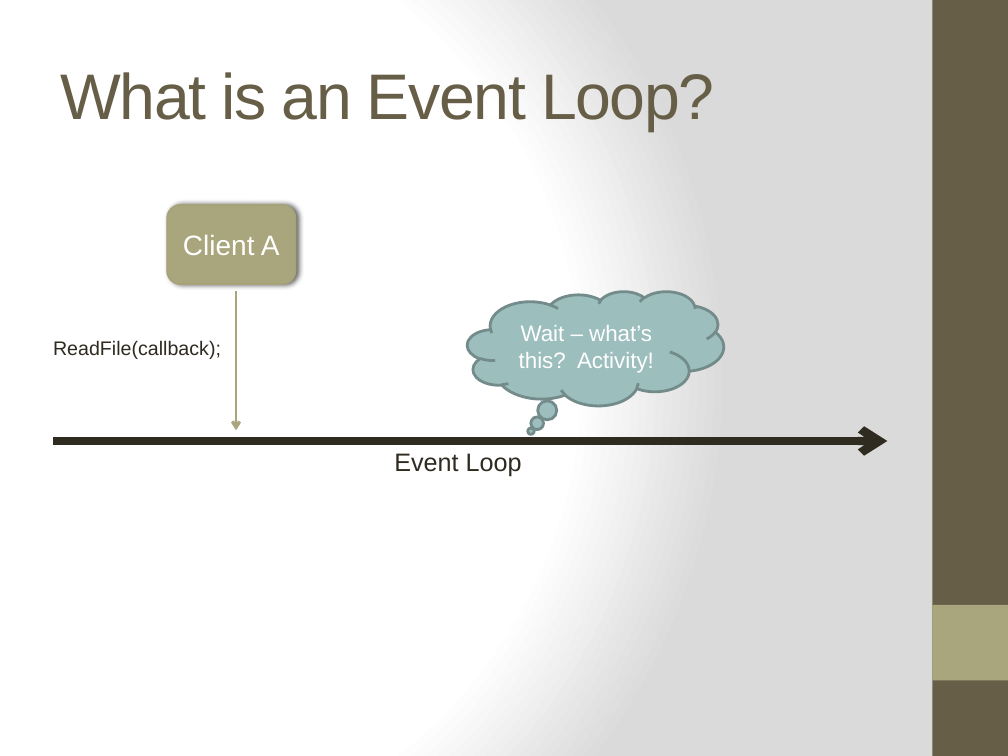
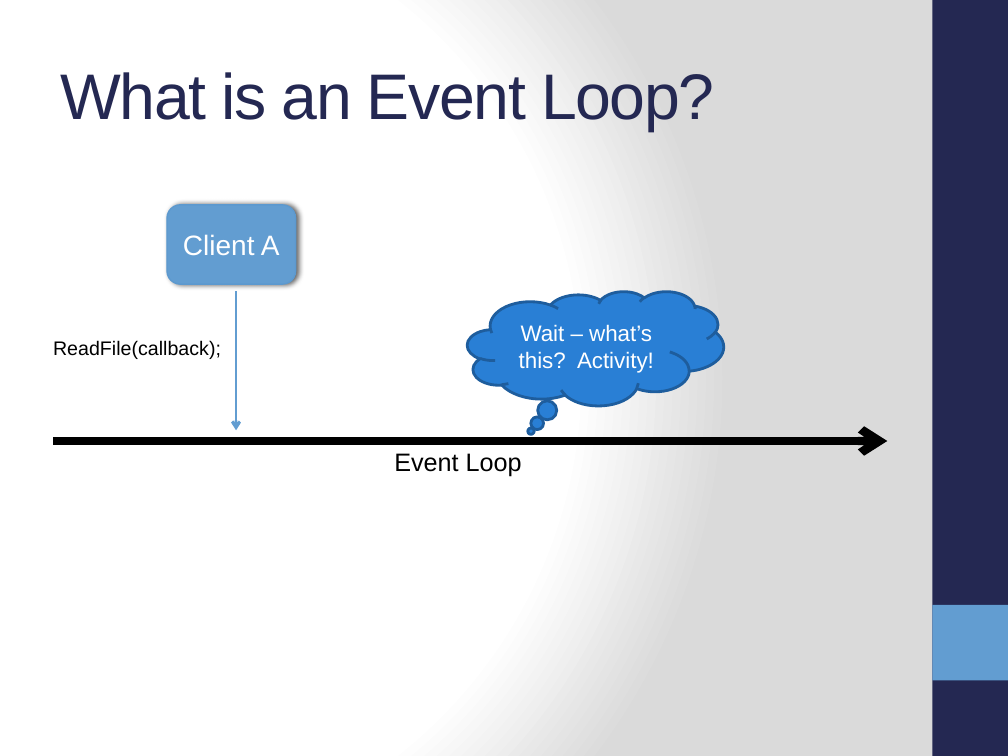
Before and after one commit to ifandelse/DevLink-2011---Getting-Started-With-Nodejs, a slide deck: slide 6 of PowerPoint/GettingStartedWithNodejs.pptx (slide 4 before the commit). Drawn at 1008x756 pixels with LibreOffice and Linux fonts; fonts in the diff are those of the drawing. Boxes give left, top, right and bottom in pixels: in the first picture for what was removed or moved away, otherwise in the second. Text is boxed around its words. In the diff, an @@ line names an element or a change of style, - is before the commit and + after.

```diff
--- a/PowerPoint/GettingStartedWithNodejs.pptx
+++ b/PowerPoint/GettingStartedWithNodejs.pptx
@@ rectangle at [932, 0, 1008, 756]: fill #675E47 to #242852 @@
@@ title "What is an Event Loop?" at [60, 72, 714, 131]: text colour #675E47 to #242852 @@
@@ rounded rectangle "Client A" at [167, 205, 296, 284]: fill #A9A57C to #629DD1; outline #A6A278 1 pt to #5D9ACF 1 pt @@
@@ arrow (236, 291) - (236, 430): stroke #A9A57C 2 pt to #629DD1 2 pt @@
@@ thought cloud "Wait – what’s this? Activity!" at [468, 291, 724, 405]: fill #9CBEBD to #297FD5; outline #738D8C 2 pt to #1E5E9E 2 pt @@
@@ text "ReadFile(callback);" at [53, 340, 221, 359]: text colour #2F2B20 to #000000 @@
@@ arrow (53, 442) - (887, 442): stroke #2F2B20 6 pt to #000000 6 pt @@
@@ text "Event Loop" at [394, 453, 522, 476]: text colour #2F2B20 to #000000 @@
@@ rectangle at [932, 605, 1008, 680]: fill #A9A57C to #629DD1 @@
```
Also in this commit, not shown: 14 other slides changed, 11 slides added, 5 other files.
